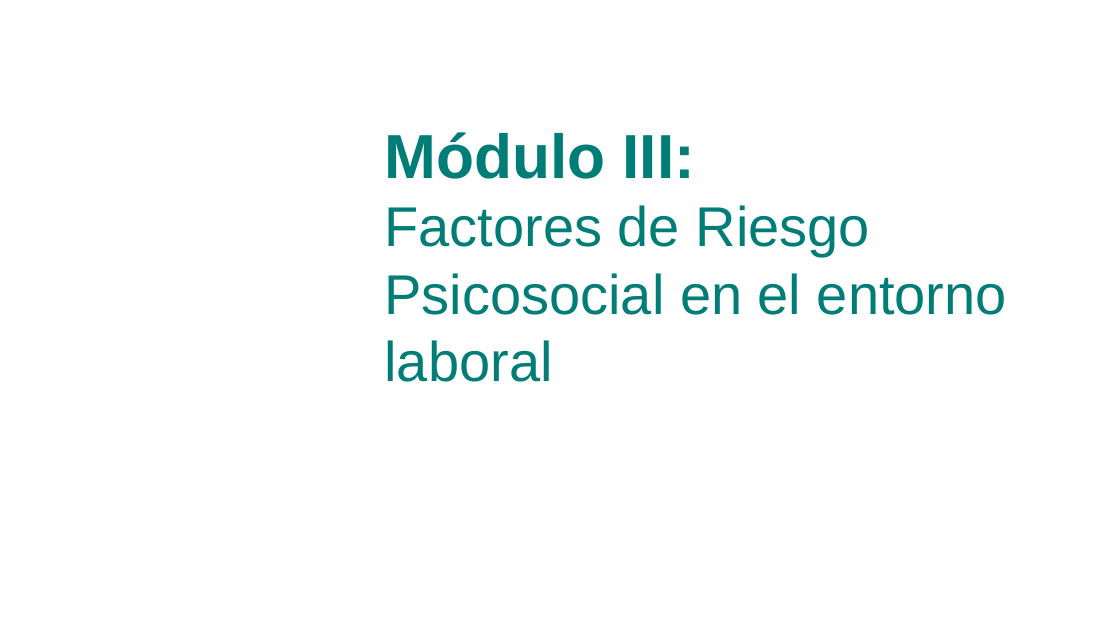
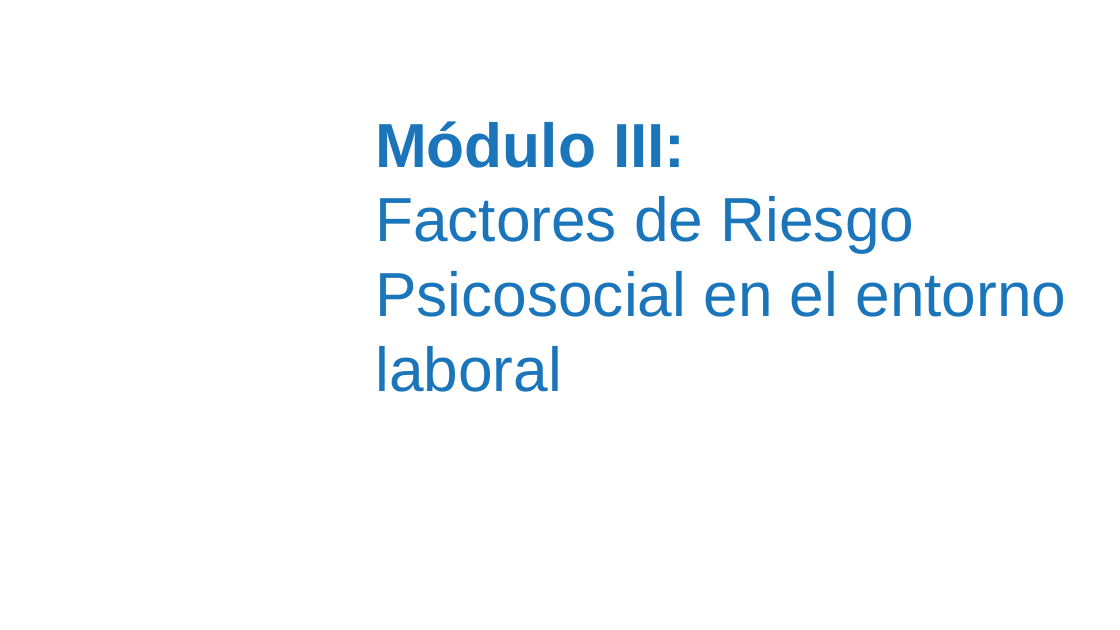
Before and after one commit to Adrifelcha/afchavez-019, a slide deck: slide 2 of Applied Cognitive Diagnostics/Curso Breve - FRP/Mis presentaciones/CB_Modulo-3 - FRP en Trabajo.pptx. Drawn at 1120x630 pixels with LibreOffice and Linux fonts; fonts in the diff are those of the drawing; background and template pictures are left out. Boxes give left, top, right and bottom in pixels: in the first picture for what was removed or moved away, otherwise in the second. Text is boxed around its words. In the diff, an @@ line names an element or a change of style, - is before the commit and + after.

```diff
--- a/Applied Cognitive Diagnostics/Curso Breve - FRP/Mis presentaciones/CB_Modulo-3 - FRP en Trabajo.pptx
+++ b/Applied Cognitive Diagnostics/Curso Breve - FRP/Mis presentaciones/CB_Modulo-3 - FRP en Trabajo.pptx
@@ title "Módulo III: Factores de Riesgo ..." moved from (x1=385, y1=132, x2=1007, y2=382) to (x1=375, y1=121, x2=1067, y2=392) @@
@@ title "Módulo III: Factores de Riesgo ..." at (x1=375, y1=121, x2=1067, y2=392): size 36 to 40 pt in "Factores de Riesgo Psicosocial en el entorno ..."; text colour #007D76 to #1B75BB @@
```
Also in this commit, not shown: 1 other slide changed, 1 slide added, 54 other files.
